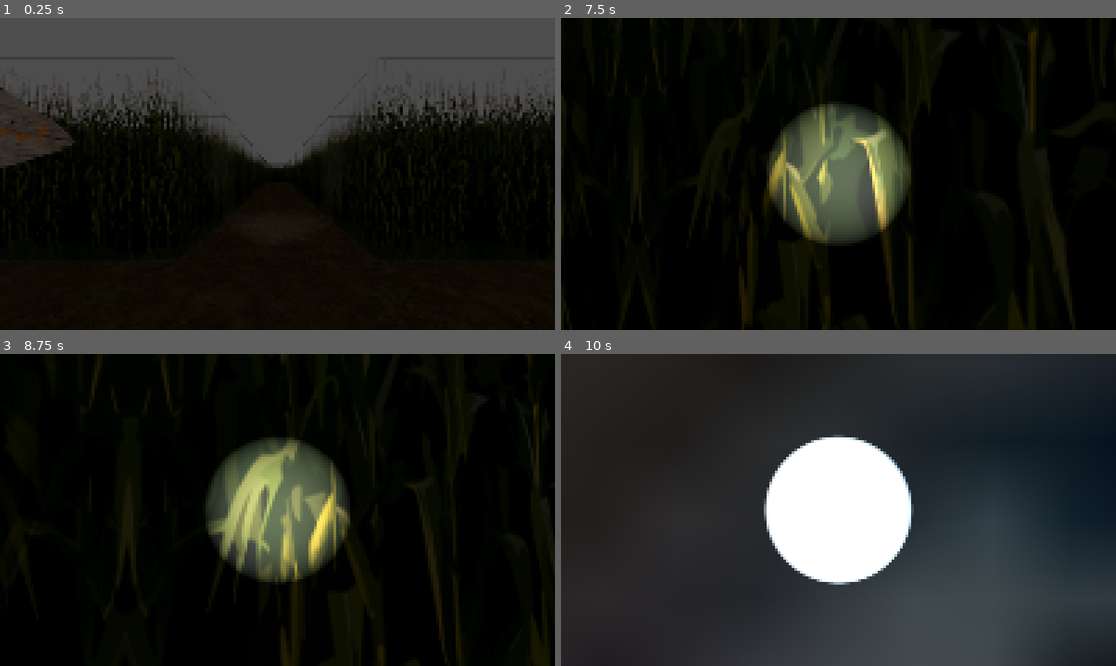
Above: before the commit, frames 1-4 (two rows, left to right).
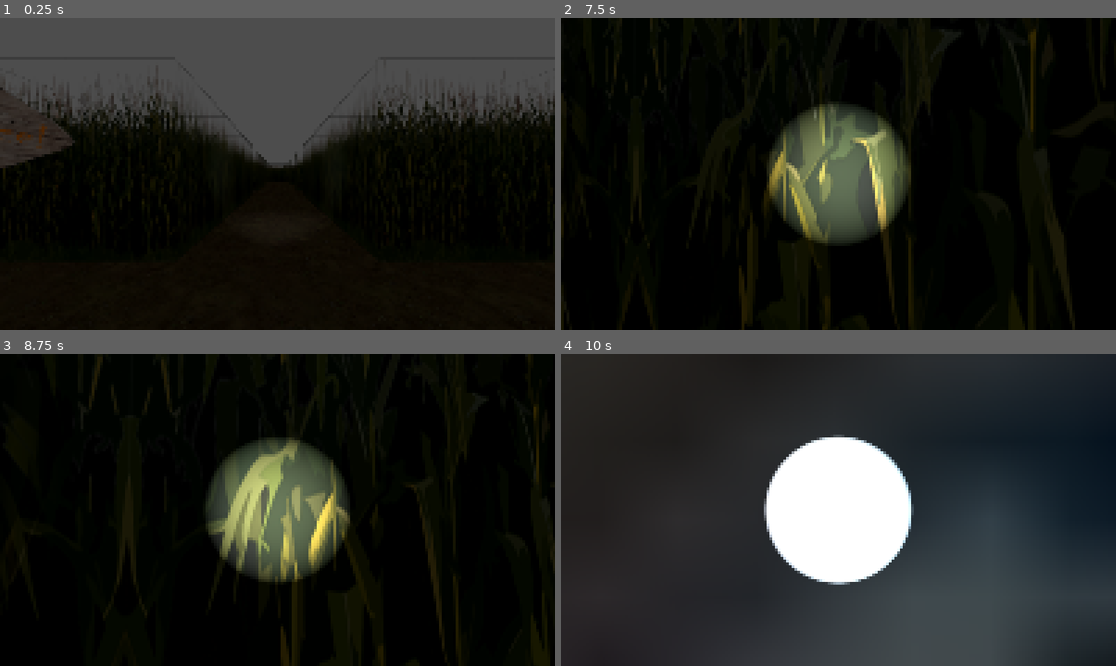
Above: after the commit, the same moments.

Repository: ericholtz/cornkeeper
Game: Godot game, scene res://scenes/Main.tscn
Same seed, same stepped clock (60 frames per second), same inputs: the game is played once before the commit and once after it.
Inputs (mouse positions are in pixels of both pictures, inside the frame that each line leads up to):
- Up to frame 1 (0.25 s): no input
- Up to frame 2 (7.5 s): tap Enter (enter) at 0.5, 0.6, 2.1, 3.6, 5.1, 6.6 s; move the mouse to (866, 174) at 0.52 s; hold W (up) 0.53-5.78 s; tap Space (jump) at 0.77, 1.52, 3.02, 3.77, 4.52, 6.02, 6.77 s; move the mouse to (810, 174) at 1.27 s; tap Shift (run) every 1.5 s from 1.35 to 7.35 s; move the mouse to (849, 167) at 2.02 s; move the mouse to (832, 180) at 2.77 s; move the mouse to (877, 177) at 3.52 s; move the mouse to (794, 170) at 4.27 s; move the mouse to (844, 174) at 5.02 s; move the mouse to (816, 167) at 5.77 s; hold D (right) 5.78-6.53 s; move the mouse to (866, 174) at 6.52 s; hold W (up) from 6.53 s (still down); move the mouse to (810, 174) at 7.27 s
- Up to frame 3 (8.75 s): keep holding W (up); tap Space (jump) at 7.52 s; move the mouse to (288, 503) at 8.02 s; tap Enter (enter) at 8.1 s
- Up to frame 4 (10 s): tap Space (jump) at 8.75, 9.02, 9.77 s; move the mouse to (832, 516) at 8.77 s; release W (up) at 8.78 s; hold A (left) 8.78-9.53 s; tap Shift (run) at 8.85 s; move the mouse to (877, 513) at 9.52 s; hold W (up) from 9.53 s (still down); tap Enter (enter) at 9.6 s

The runs differ from the first frame. In frame 1, less than 0.1% of the frame differs, in the area x 46-54%, y 43-46%; in frame 2, 0.2%; in frame 3, 0.2%, in the area x 40-61%, y 42-69%; in frame 4, less than 0.1%.

Commit message:
add doors

Diff:
--- a/scenes/Main.tscn
+++ b/scenes/Main.tscn
@@ -6,13 +6,14 @@
 [ext_resource type="Texture2D" uid="uid://v7cisiedn0tw" path="res://assets/textures/Dirt_01.png" id="1_rvslj"]
 [ext_resource type="FontFile" uid="uid://dgt7opul7e8ux" path="res://assets/Scary Vampire.ttf" id="2_jlsqs"]
 [ext_resource type="AudioStream" uid="uid://8bsu5grohm2h" path="res://assets/audio/ambience.mp3" id="2_lhr70"]
-[ext_resource type="Texture2D" uid="uid://cxs8ntajf2qcc" path="res://assets/textures/corn-square.png" id="2_rarhs"]
 [ext_resource type="Shader" uid="uid://dxjvowr432mde" path="res://shaders/pixelate.gdshader" id="3_0bbpv"]
 [ext_resource type="PackedScene" uid="uid://cch5xs6eu3kly" path="res://scenes/items/Item.tscn" id="5_vcsgt"]
 [ext_resource type="Texture2D" uid="uid://bn2dojd6ksrww" path="res://assets/textures/ripped_jeans.png" id="6_lhr70"]
 [ext_resource type="Texture2D" uid="uid://boic2psxg1552" path="res://assets/textures/bush.png" id="7_bjd11"]
 [ext_resource type="Texture2D" uid="uid://ipvup1lhfjyg" path="res://assets/textures/can.png" id="7_qmy6f"]
 [ext_resource type="Texture2D" uid="uid://bx2q60i7chfgu" path="res://assets/textures/maze_sign.png" id="7_wp0k4"]
+[ext_resource type="Texture2D" uid="uid://byxkxn6xkw4u2" path="res://assets/textures/corn.png" id="8_3p2gp"]
+[ext_resource type="Texture2D" uid="uid://bpxpxnpx2fboa" path="res://assets/textures/door.png" id="8_cvmbd"]
 [ext_resource type="Script" uid="uid://b2qkhw45a6f24" path="res://scenes/ben_bot.gd" id="11_bjd11"]
 [ext_resource type="Texture2D" uid="uid://bea3unyqo7h6k" path="res://assets/textures/ben.png" id="11_wp0k4"]
 
@@ -67,6 +68,9 @@
 volumetric_fog_enabled = true
 volumetric_fog_density = 0.03
 
+[sub_resource type="StandardMaterial3D" id="StandardMaterial3D_ft6cd"]
+albedo_texture = ExtResource("8_cvmbd")
+
 [sub_resource type="PlaneMesh" id="PlaneMesh_bjd11"]
 
 [sub_resource type="StandardMaterial3D" id="StandardMaterial3D_mwfav"]
@@ -84,7 +88,7 @@
 
 [sub_resource type="StandardMaterial3D" id="StandardMaterial3D_rarhs"]
 transparency = 1
-albedo_texture = ExtResource("2_rarhs")
+albedo_texture = ExtResource("8_3p2gp")
 uv1_scale = Vector3(0.25, 0.25, 0.25)
 uv1_offset = Vector3(0, 0.5, 0)
 uv1_triplanar = true
@@ -226,6 +230,18 @@
 
 [node name="Level" type="Node3D" parent="."]
 
+[node name="Door1" type="CSGBox3D" parent="Level"]
+transform = Transform3D(1, 0, 0, 0, 1, 0, 0, 0, 0.099999964, 2, 2.1000001, -84.2)
+use_collision = true
+size = Vector3(4, 4, 4)
+material = SubResource("StandardMaterial3D_ft6cd")
+
+[node name="Door2" type="CSGBox3D" parent="Level"]
+transform = Transform3D(1, 0, 0, 0, 1, 0, 0, 0, 0.099999964, 2, 2.1000001, -99.799995)
+use_collision = true
+size = Vector3(4, 4, 4)
+material = SubResource("StandardMaterial3D_ft6cd")
+
 [node name="Bushes" type="Node3D" parent="Level"]
 
 [node name="bush1" type="MeshInstance3D" parent="Level/Bushes"]
Not shown: 1 places in scenes/Main.tscn that only renumber resources
